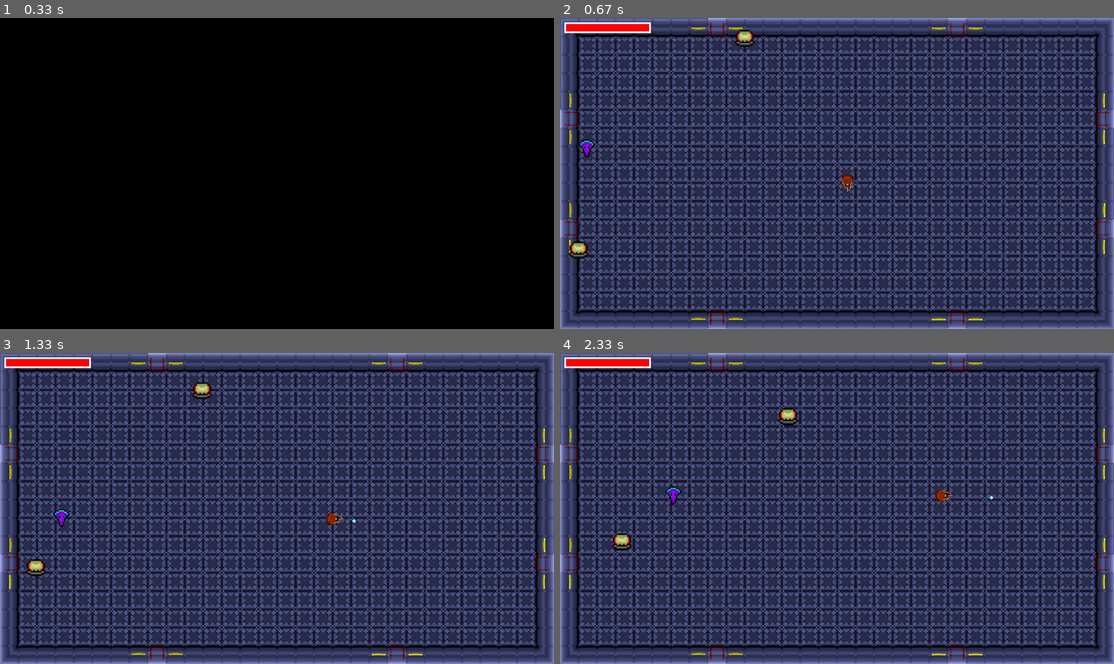
Above: before the commit, frames 1-4 (two rows, left to right).
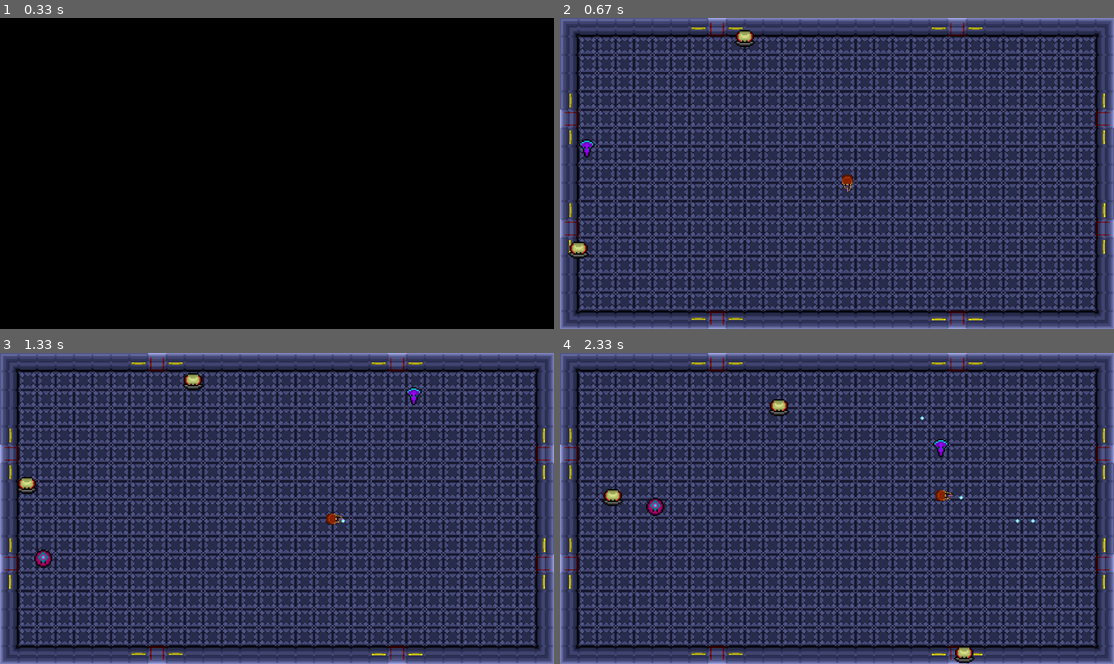
Above: after the commit, the same moments.

Repository: Jay-J-Williams/iTeamA3
Game: pygame game, started from Pygame_GroupProject/SolusMiles.py
The game is run twice, just before and just after one commit, with the same random seed, the same clock (stepped at 60 frames per second) and the same inputs.
Inputs:
- Up to frame 1 (0.33 s): no input
- Up to frame 2 (0.67 s): tap R at 0.33 s
- Up to frame 3 (1.33 s): hold O 0.67-1.13 s; hold D 0.67-1.13 s; hold D from 1.17 s (still down); tap Space at 1.23 s
- Up to frame 4 (2.33 s): tap Space at 1.53, 1.73, 2.07 s; release D at 1.63 s; hold W 1.67-1.97 s; hold D from 2 s (still down)

Frame 1 is identical in both runs. In frame 2, 0.6% of the frame differs, in the area x 0-17%, y 1-5%; in frame 3, 1.5%; in frame 4, 1.7%, in the area x 0-86%, y 1-100%.

Commit message:
Some Changes
Made the mouse not visible

Moved some update methods around in the Run() function

Added a manage rounds method in order to increase the round when an alien is killed

Diff:
--- a/Pygame_GroupProject/SolusMiles.py
+++ b/Pygame_GroupProject/SolusMiles.py
@@ -26,6 +26,7 @@
         pygame.init()
 
         self.Width = 1280
+        #Either 1280 or 1920
         #------------------------------------------------------
         if self.Width == 1280:
             self.Height = 720
@@ -41,14 +42,14 @@
 
         self.FPS = 60
         self.run = False
-        self.keys = pygame.key.get_pressed()
+        pygame.mouse.set_visible(False)
+        self.game_round = 0
 
         self.screen = pygame.display.set_mode((self.Width, self.Height), pygame.FULLSCREEN)
         self.display_surface = pygame.display.get_surface()
 
         pygame.display.set_caption("Solus Miles")
         self.clock = pygame.time.Clock()
-
     #------------------------------------------------------
     def Create_Map(self):
         room = "Pygame_GroupProject\Assets\Room\Room.png"
@@ -69,7 +70,7 @@
         sniper = GameManager.create_sniper(False)
         global hud
         hud = HUD()
-        GameManager.manage_rounds(0)
+        GameManager.manage_rounds()
         #GameManager.__aliens_alive.append(test_alien)
     #------------------------------------------------------
     def Run(self):
@@ -79,21 +80,24 @@
             if (event.type == pygame.QUIT) or (keys[pygame.K_ESCAPE]):
                 pygame.quit()
                 sys.exit()
+            elif (keys[pygame.K_o]):
+                if len(GameManager.aliens_alive) > 0:
+                    GameManager.aliens_alive[0].char.kill()
+                    del(GameManager.aliens_alive[0])
 
         self.screen.fill("Black")
+
         player.Update()
         GameManager.update_aliens()
         Bullet.update_bullets()
-
-        for b in Bulls:
-            b.Move()
+        hud.update_healthbar()
+        GameManager.manage_rounds()
 
         background.draw(self.display_surface)
         entities.draw(self.display_surface)
         bullets.draw(self.display_surface)
-        hud.update_healthbar()
+
         pygame.display.update()
-
         self.clock.tick(self.FPS)
 #--------------------------------------------------------------------------------------------------------
 
@@ -539,10 +543,10 @@
             i+= 1
 
     @staticmethod
-    def manage_spawns(game_round: int):
+    def manage_spawns():
         spawn_rate_total = len(shield.spawn_rate) + len(turret.spawn_rate) + len(armoured_wing.spawn_rate) + len(bomber.spawn_rate) + len(mosquito.spawn_rate) + len(sniper.spawn_rate)
         if spawn_rate_total == 100:
-            aliens_needed = game_round * 3
+            aliens_needed = game.game_round * 3
             i = 1
             aliens_needed+= i
             while(aliens_needed > i):
@@ -565,11 +569,10 @@
             raise numErrors("The spawn rates must add up to 100")
 
     @staticmethod
-    def manage_rounds(game_round: int):
+    def manage_rounds():
         if len(GameManager.aliens_alive) == 0:
-            game_round+= 1
-            GameManager.manage_spawns(game_round)
-        return game_round
+            game.game_round += 1
+            GameManager.manage_spawns()
 
     @staticmethod
     def update_aliens():
@@ -628,18 +631,19 @@
     def create_player(weapon: object):
         if weapon == pistol:
             image = "Pygame_GroupProject\Assets\Player\Player_Pistol.png"
-
+        #------------------------------------------------------
         elif weapon == shotgun:
             image = "Pygame_GroupProject\Assets\Player\Player_Shotgun.png"
-
+        #------------------------------------------------------
         elif weapon == smg:
             image = "Pygame_GroupProject\Assets\Player\Player_SMG.png"
-
+        #------------------------------------------------------
         elif weapon == rifle:
             image = "Pygame_GroupProject\Assets\Player\Player_Rifle.png"
-
+        #------------------------------------------------------
         else:
             raise entryErrors("You must enter a weapon object")
+        #------------------------------------------------------
         player = Player(100, 3, 20, (game.Width / 2), (game.Height / 2), weapon, image, [entities])
 
         return player
